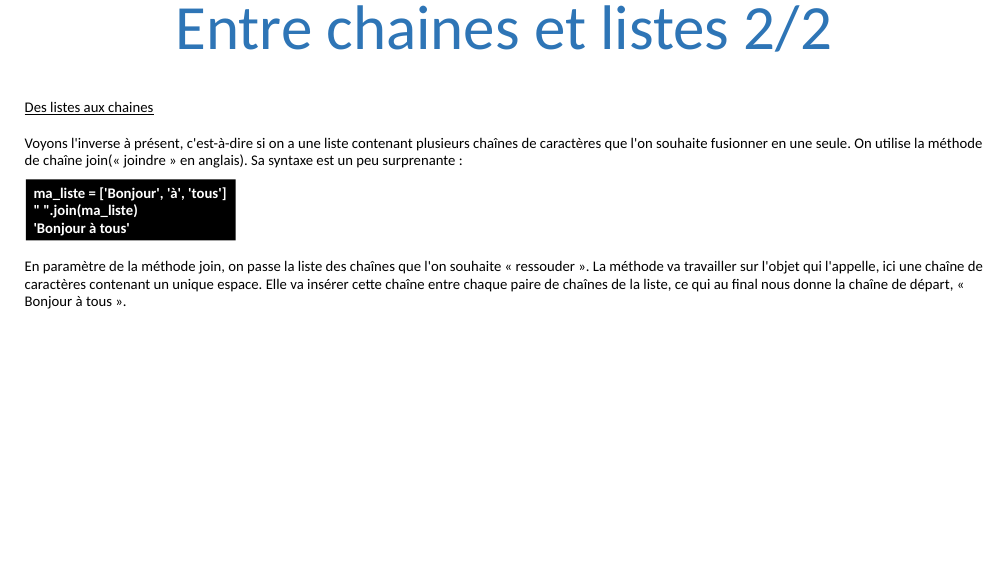
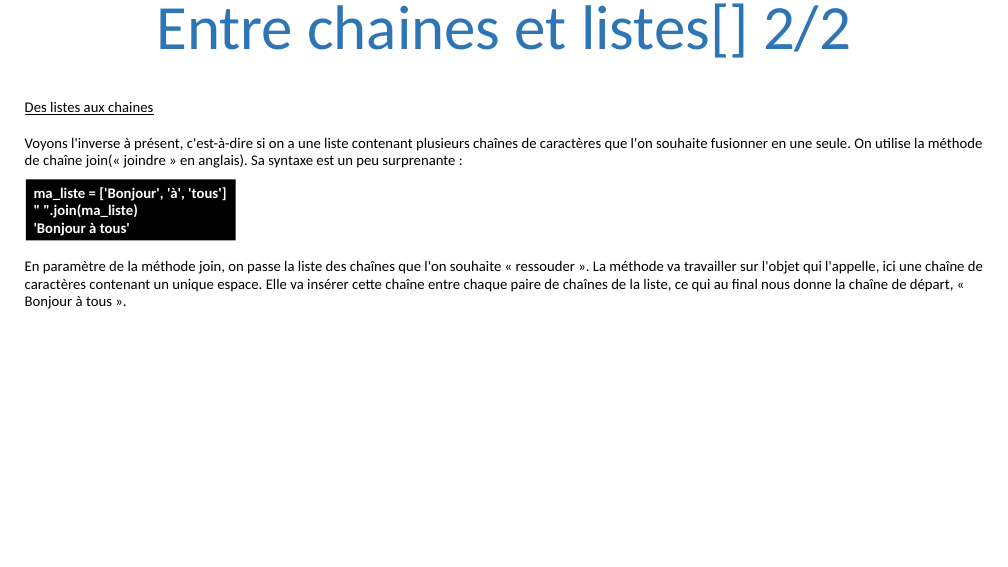
Before and after one commit to julienPalleau/PythonDoc, a slide deck: slide 72 of Python-resume.pptx. Drawn at 1008x567 pixels with LibreOffice and Linux fonts; fonts in the diff are those of the drawing. Boxes give left, top, right and bottom in pixels: in the first picture for what was removed or moved away, otherwise in the second. Text is boxed around its words. In the diff, an @@ line names an element or a change of style, - is before the commit and + after.

```diff
--- a/Python-resume.pptx
+++ b/Python-resume.pptx
@@ title at [156,3,851,58]: text changed @@
-Entre chaines et listes 2/2
+Entre chaines et listes[] 2/2
```
Also in this commit, not shown: 9 other slides changed, 30 slides added.
